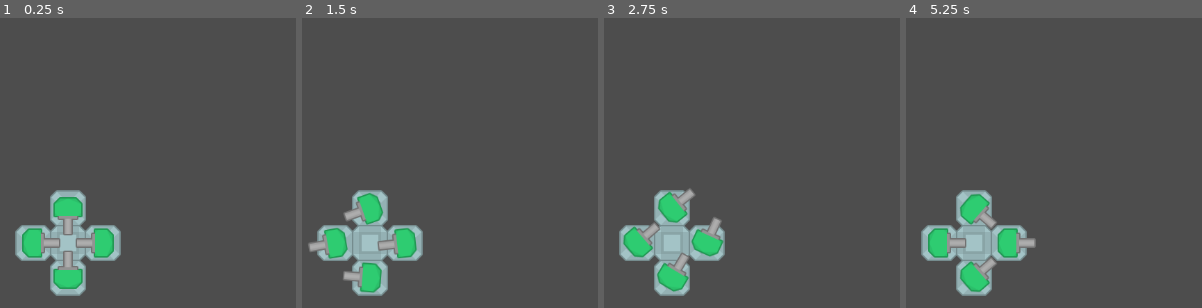
Above: before the commit, frames 1-4 (left to right).
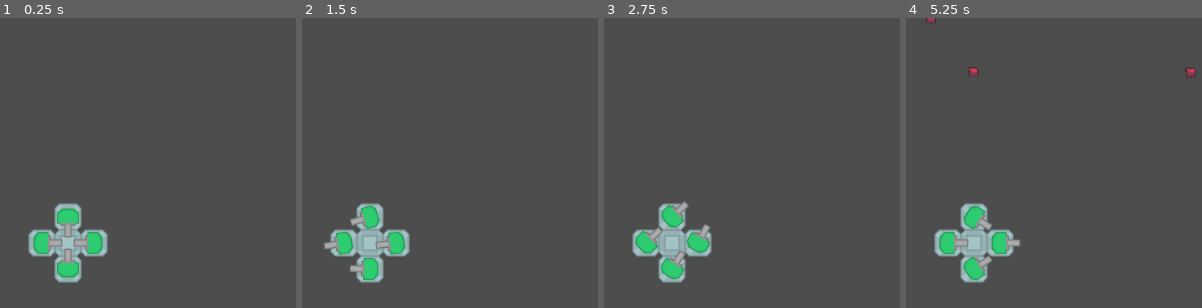
Above: after the commit, the same moments.

Repository: Quilfort/gamedevjs-2025
Game: Godot game, scene res://Scenes/battlefield.tscn
Two runs of this game, one before a commit and one after it. Both use one fixed random seed, a clock stepped at 60 frames per second and the inputs below. This scene is started directly instead of the project's main scene.
Inputs (mouse positions are in pixels of both pictures, inside the frame that each line leads up to):
- Up to frame 1 (0.25 s): no input
- Up to frame 2 (1.5 s): tap Enter at 0.5 s; move the mouse to (544, 221) at 0.52 s; tap Space at 1.25 s; move the mouse to (outside the picture) at 1.27 s
- Up to frame 3 (2.75 s): tap Enter at 2 s; move the mouse to (752, 142) at 2.02 s
- Up to frame 4 (5.25 s): tap Space at 2.75, 4.25 s; move the mouse to (outside the picture) at 2.77 s; tap Enter at 3.5 s; move the mouse to (outside the picture) at 3.52 s; move the mouse to (outside the picture) at 4.27 s; move the mouse to (1012, 244) at 5.02 s

The runs differ from the first frame. In frame 1, 5.5% of the frame differs, in the area x 5-41%, y 59-96%; in frame 2, 5.5%; in frame 3, 5.4%; in frame 4, 5.8%, in the area x 5-98%, y 0-96%.

Commit message:
Update Enemy and Add Spawner on Battlefield

Diff:
--- a/gamedev-2025/Scenes/Enemy/enemy_basic.tscn
+++ b/gamedev-2025/Scenes/Enemy/enemy_basic.tscn
@@ -22,6 +22,54 @@
 [sub_resource type="AtlasTexture" id="AtlasTexture_ymfmp"]
 atlas = ExtResource("2_gd76v")
 region = Rect2(0, 48, 16, 16)
+
+[sub_resource type="AtlasTexture" id="AtlasTexture_2330f"]
+atlas = ExtResource("2_gd76v")
+region = Rect2(32, 0, 16, 16)
+
+[sub_resource type="AtlasTexture" id="AtlasTexture_km8bu"]
+atlas = ExtResource("2_gd76v")
+region = Rect2(32, 16, 16, 16)
+
+[sub_resource type="AtlasTexture" id="AtlasTexture_i88cn"]
+atlas = ExtResource("2_gd76v")
+region = Rect2(32, 32, 16, 16)
+
+[sub_resource type="AtlasTexture" id="AtlasTexture_o8j1j"]
+atlas = ExtResource("2_gd76v")
+region = Rect2(32, 48, 16, 16)
+
+[sub_resource type="AtlasTexture" id="AtlasTexture_nshd2"]
+atlas = ExtResource("2_gd76v")
+region = Rect2(48, 0, 16, 16)
+
+[sub_resource type="AtlasTexture" id="AtlasTexture_2gygr"]
+atlas = ExtResource("2_gd76v")
+region = Rect2(48, 16, 16, 16)
+
+[sub_resource type="AtlasTexture" id="AtlasTexture_e2ex1"]
+atlas = ExtResource("2_gd76v")
+region = Rect2(48, 32, 16, 16)
+
+[sub_resource type="AtlasTexture" id="AtlasTexture_jpprc"]
+atlas = ExtResource("2_gd76v")
+region = Rect2(48, 48, 16, 16)
+
+[sub_resource type="AtlasTexture" id="AtlasTexture_o8i5h"]
+atlas = ExtResource("2_gd76v")
+region = Rect2(16, 0, 16, 16)
+
+[sub_resource type="AtlasTexture" id="AtlasTexture_n3aux"]
+atlas = ExtResource("2_gd76v")
+region = Rect2(16, 16, 16, 16)
+
+[sub_resource type="AtlasTexture" id="AtlasTexture_bbfrt"]
+atlas = ExtResource("2_gd76v")
+region = Rect2(16, 32, 16, 16)
+
+[sub_resource type="AtlasTexture" id="AtlasTexture_62u5q"]
+atlas = ExtResource("2_gd76v")
+region = Rect2(16, 48, 16, 16)
 
 [sub_resource type="SpriteFrames" id="SpriteFrames_v2idb"]
 animations = [{
@@ -49,14 +97,69 @@
 "loop": true,
 "name": &"down",
 "speed": 5.0
+}, {
+"frames": [{
+"duration": 1.0,
+"texture": SubResource("AtlasTexture_2330f")
+}, {
+"duration": 1.0,
+"texture": SubResource("AtlasTexture_km8bu")
+}, {
+"duration": 1.0,
+"texture": SubResource("AtlasTexture_i88cn")
+}, {
+"duration": 1.0,
+"texture": SubResource("AtlasTexture_o8j1j")
+}],
+"loop": true,
+"name": &"left",
+"speed": 5.0
+}, {
+"frames": [{
+"duration": 1.0,
+"texture": SubResource("AtlasTexture_nshd2")
+}, {
+"duration": 1.0,
+"texture": SubResource("AtlasTexture_2gygr")
+}, {
+"duration": 1.0,
+"texture": SubResource("AtlasTexture_e2ex1")
+}, {
+"duration": 1.0,
+"texture": SubResource("AtlasTexture_jpprc")
+}],
+"loop": true,
+"name": &"right",
+"speed": 5.0
+}, {
+"frames": [{
+"duration": 1.0,
+"texture": SubResource("AtlasTexture_o8i5h")
+}, {
+"duration": 1.0,
+"texture": SubResource("AtlasTexture_n3aux")
+}, {
+"duration": 1.0,
+"texture": SubResource("AtlasTexture_bbfrt")
+}, {
+"duration": 1.0,
+"texture": SubResource("AtlasTexture_62u5q")
+}],
+"loop": true,
+"name": &"up",
+"speed": 5.0
 }]
 
-[node name="EnemyBasic" type="CharacterBody2D"]
-motion_mode = 1
+[node name="EnemyBasic" type="RigidBody2D"]
+collision_mask = 0
+gravity_scale = 0.0
 script = ExtResource("1_2x1x7")
 
 [node name="AnimatedSprite2D" type="AnimatedSprite2D" parent="."]
-position = Vector2(33, 27)
 sprite_frames = SubResource("SpriteFrames_v2idb")
-animation = &"down"
-frame_progress = 0.323358
+animation = &"up"
+frame_progress = 0.170992
+
+[node name="CollisionShape2D" type="CollisionShape2D" parent="."]
+
+[node name="VisibleOnScreenNotifier2D" type="VisibleOnScreenNotifier2D" parent="."]
--- /dev/null
+++ b/gamedev-2025/Scenes/battlefield.gd
@@ -0,0 +1,30 @@
+extends Node2D
+
+@export var enemy_scene: PackedScene
+
+# Called when the node enters the scene tree for the first time.
+func _ready() -> void:
+	new_game()
+
+
+# Called every frame. 'delta' is the elapsed time since the previous frame.
+func _process(delta: float) -> void:
+	pass
+
+func game_over():
+	%NorthSpawnTimer.start()
+
+func new_game():
+	%StartTimer.start()
+
+
+func _on_start_timer_timeout() -> void:
+	%NorthSpawnTimer.start()
+
+
+func _on_north_spawn_timer_timeout() -> void:
+	var enemy = enemy_scene.instantiate()
+	var enemy_location = %NorthSpawnLocation
+	enemy_location.progress_ratio = randf()
+	enemy.position = enemy_location.position
+	add_child(enemy)
--- a/gamedev-2025/Scenes/battlefield.tscn
+++ b/gamedev-2025/Scenes/battlefield.tscn
@@ -1,7 +1,45 @@
-[gd_scene load_steps=2 format=3 uid="uid://ddsk8ae4ansxg"]
+[gd_scene load_steps=5 format=3 uid="uid://ddsk8ae4ansxg"]
 
+[ext_resource type="Script" path="res://Scenes/battlefield.gd" id="1_pgm47"]
 [ext_resource type="PackedScene" uid="uid://bpkhmw5hdmf38" path="res://Scenes/central_cube.tscn" id="1_tkkmv"]
+[ext_resource type="PackedScene" uid="uid://cfvmx5and5r7v" path="res://Scenes/Enemy/enemy_basic.tscn" id="2_12ow2"]
+
+[sub_resource type="Curve2D" id="Curve2D_y1b60"]
+_data = {
+"points": PackedVector2Array(0, 0, 0, 0, 240, 0, 0, 0, 0, 0, 1001, 1, 0, 0, 0, 0, 1002, 78, 0, 0, 0, 0, 218, 77, 0, 0, 0, 0, 238, 62, 0, 0, 0, 0, 227, 48, 0, 0, 0, 0, 231, 30, 0, 0, 0, 0, 240, 0)
+}
+point_count = 8
 
 [node name="Battlefield" type="Node2D"]
+script = ExtResource("1_pgm47")
+enemy_scene = ExtResource("2_12ow2")
 
-[node name="CentralCube" parent="." instance=ExtResource("1_tkkmv")]
+[node name="Main" type="Node" parent="."]
+
+[node name="StartTimer" type="Timer" parent="Main"]
+unique_name_in_owner = true
+wait_time = 2.0
+one_shot = true
+
+[node name="Middle" type="Node" parent="."]
+
+[node name="CentralCube" parent="Middle" instance=ExtResource("1_tkkmv")]
+scale = Vector2(0.75, 0.75)
+
+[node name="North" type="Node" parent="."]
+
+[node name="NorthSpawnTimer" type="Timer" parent="North"]
+unique_name_in_owner = true
+
+[node name="NorthSpawn" type="Path2D" parent="North"]
+unique_name_in_owner = true
+position = Vector2(20, -1)
+curve = SubResource("Curve2D_y1b60")
+
+[node name="NorthSpawnLocation" type="PathFollow2D" parent="North/NorthSpawn"]
+unique_name_in_owner = true
+position = Vector2(240, 0)
+rotation = 0.00131406
+
+[connection signal="timeout" from="Main/StartTimer" to="." method="_on_start_timer_timeout"]
+[connection signal="timeout" from="North/NorthSpawnTimer" to="." method="_on_north_spawn_timer_timeout"]
--- a/gamedev-2025/Scenes/central_cube.tscn
+++ b/gamedev-2025/Scenes/central_cube.tscn
@@ -16,11 +16,17 @@
 [node name="NorthTowerBasic" parent="Sprite2D/NorthSide" instance=ExtResource("3_3ws7f")]
 position = Vector2(0, -25)
 
+[node name="NorthMarker" type="Marker2D" parent="Sprite2D/NorthSide"]
+position = Vector2(0, -50)
+
 [node name="EastSide" type="Node2D" parent="Sprite2D"]
 position = Vector2(25, 0)
 
 [node name="EastTowerBasic" parent="Sprite2D/EastSide" instance=ExtResource("3_3ws7f")]
 position = Vector2(25, 0)
+
+[node name="EastMarker" type="Marker2D" parent="Sprite2D/EastSide"]
+position = Vector2(50, 0)
 
 [node name="SouthSide" type="Node2D" parent="Sprite2D"]
 position = Vector2(0, 25)
@@ -28,8 +34,14 @@
 [node name="SouthTowerBasic" parent="Sprite2D/SouthSide" instance=ExtResource("3_3ws7f")]
 position = Vector2(0, 25)
 
+[node name="SouthMarker" type="Marker2D" parent="Sprite2D/SouthSide"]
+position = Vector2(0, 50)
+
 [node name="WestSide" type="Node2D" parent="Sprite2D"]
 position = Vector2(-25, 0)
 
-[node name="EastTowerBasic" parent="Sprite2D/WestSide" instance=ExtResource("3_3ws7f")]
+[node name="WestTowerBasic" parent="Sprite2D/WestSide" instance=ExtResource("3_3ws7f")]
 position = Vector2(-25, 0)
+
+[node name="WestMarker" type="Marker2D" parent="Sprite2D/WestSide"]
+position = Vector2(-50, 0)
--- a/gamedev-2025/Scripts/Enemy/enemy_basic.gd
+++ b/gamedev-2025/Scripts/Enemy/enemy_basic.gd
@@ -1,4 +1,9 @@
-extends CharacterBody2D
-
+extends RigidBody2D
 
 @export var movement_speed = 20.0
+
+func _ready():
+	pass
+
+func _on_visible_on_screen_notifier_2d_screen_exited():
+	queue_free()
Not shown: 1 places in gamedev-2025/Scenes/Enemy/enemy_basic.tscn that only renumber resources
